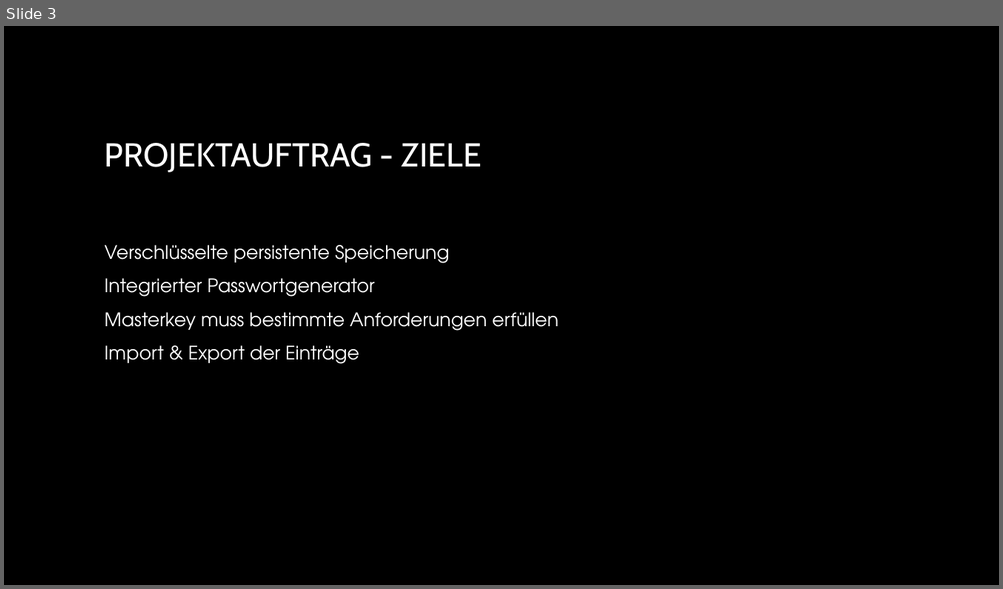
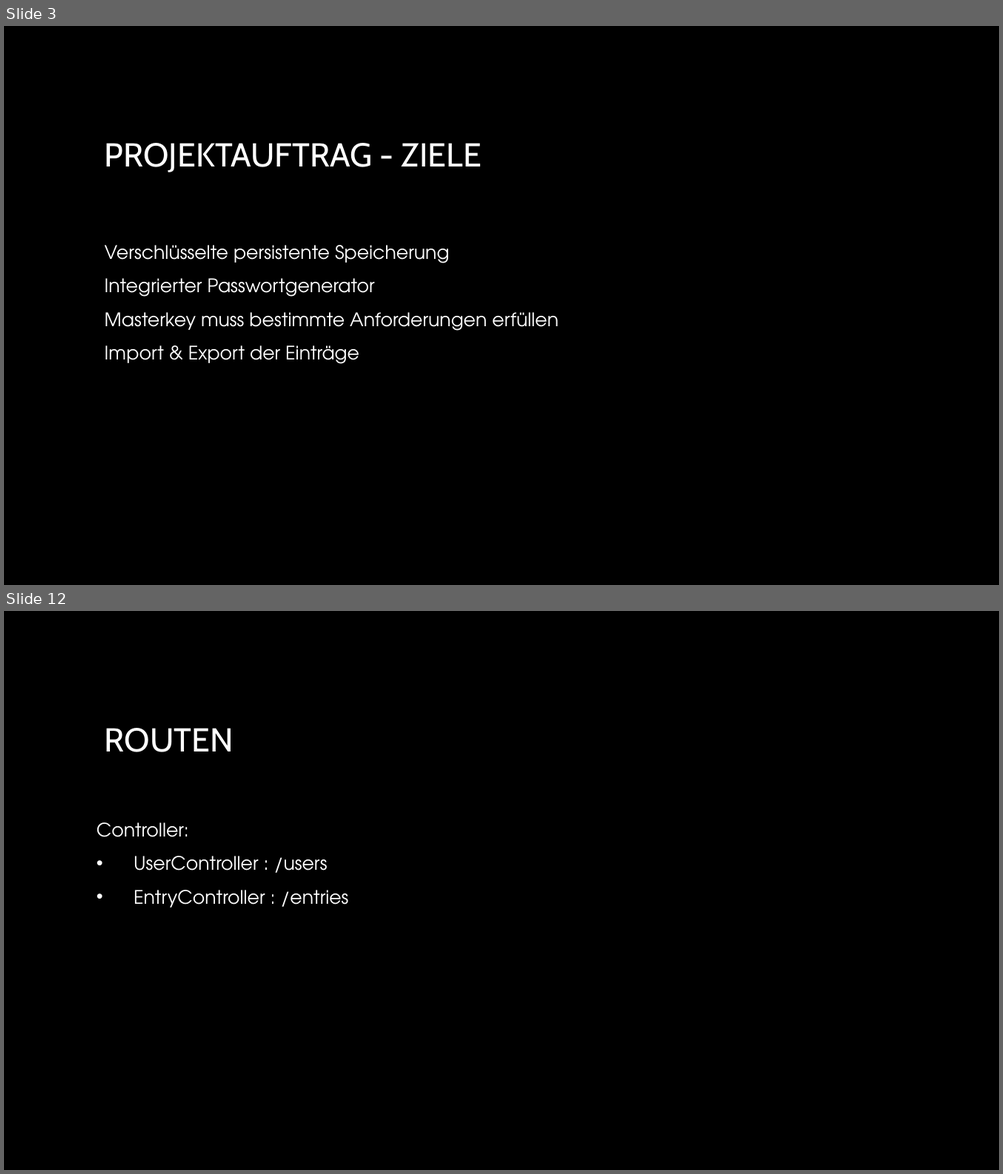
Before and after one commit to NebelNite/Passwortmanager, a slide deck: Passwortmanager.pptx. Shown one above the other, each under a label of ours: slide 3 before the commit, slides 3 and 12 after it; the slides between them are not shown. The pictures are 1003x589 and 1003x1174 pixels, drawn with LibreOffice and Linux fonts; fonts in the diff are those of the drawing; background and template pictures are left out. Boxes give left, top, right and bottom in pixels: in the first picture for what was removed or moved away, otherwise in the second. Text is boxed around its words. In the diff, an @@ line names an element or a change of style, - is before the commit and + after.

```diff
--- a/Passwortmanager.pptx
+++ b/Passwortmanager.pptx
@@ slide 12 added at (4, 611, 999, 1170), background picture (left out) @@
@@ title added at (105, 728, 233, 752), 32 pt, text gradient #FFFFFF to #A6A6A6 @@
+ROUTEN
@@ text added at (96, 823, 349, 908), 18 pt, text #FFFFFF @@
+Controller:
+• UserController : /users
+• EntryController : /entries
```
Also in this commit, not shown: 1 slide changed, 9 other slides added, 3 slides removed, 25 other files.
